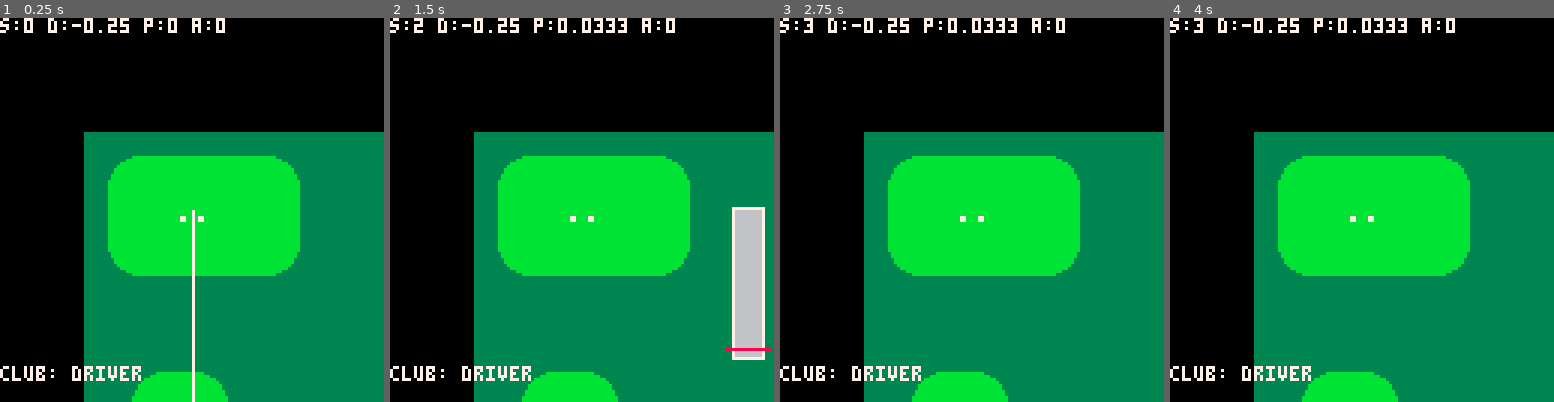
Above: before the commit, frames 1-4 (left to right).
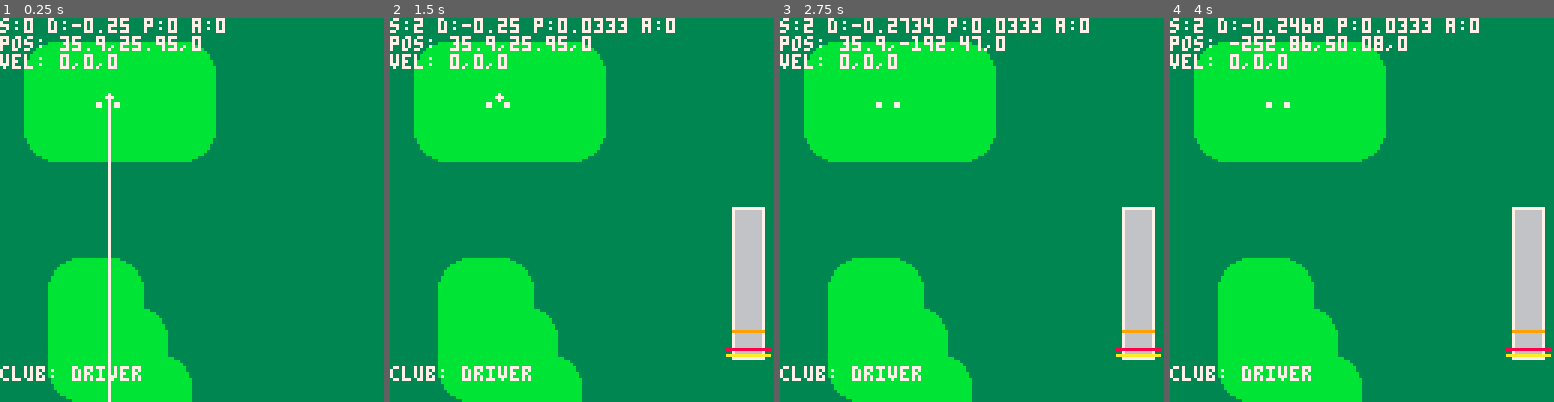
Above: after the commit, the same moments.

Repository: sthilaid/pico-8-carts
Game: PICO-8 cartridge golf.p8
Same seed, same stepped clock (60 frames per second), same inputs: the game is played once before the commit and once after it.
Inputs:
- Up to frame 1 (0.25 s): no input
- Up to frame 2 (1.5 s): tap O (Z key) at 0.33, 0.7, 1.43 s; tap X (X key) at 1.07 s
- Up to frame 3 (2.75 s): hold Left 1.97-2.37 s; tap X (X key) at 2.07, 2.4, 2.73 s; tap O (Z key) at 2.22 s; hold Down from 2.42 s (still down)
- Up to frame 4 (4 s): release Down at 2.82 s; hold Right 2.87-3.53 s; tap X (X key) at 3.07, 3.4, 3.73 s; tap O (Z key) at 3.1, 3.98 s; hold Up from 3.58 s (still down)

The runs differ from the first frame. In frame 1, 68% of the frame differs, in the area x 0-100%, y 0-100%; in frame 2, 68%; in frame 3, 71%; in frame 4, 71%.

Commit message:
worked on ball movement

Diff:
--- a/golf.p8
+++ b/golf.p8
@@ -17,10 +17,13 @@
 flag_start  = 6
 flag_hole   = 7
 
-g_aim_rot_accel = 0.1
-g_power_accel   = 0.5
-g_accuracy_accel= 0.1
-g_zoom_accel    = 0.3
+g_gravity               = -9.8
+g_aim_rot_accel         = 0.1
+g_power_accel           = 0.5
+g_accuracy_accel        = 0.5
+g_zoom_accel            = 0.3
+g_swing_power_target    = 0.85
+g_swing_accuracy_target = 0.15
 
 -- stats from https://blog.trackmangolf.com/trackman-average-tour-stats/
 function make_club(name, maxdist, maxheight) return {name=name,maxdist=maxdist,maxheight=maxheight} end
@@ -46,9 +49,11 @@
 g_swing_power   = 0
 g_swing_accuracy= 0
 g_aim_angle     = 0
-g_ballx, g_bally= 0,0
 g_club_index    = 1
 g_zoom_ratio    = 1.0
+
+g_ball_x, g_ball_y, g_ball_z    = 0,0,0
+g_ball_vx, g_ball_vy, g_ball_vz = 0,0,0
 
 g_frame_offset_x = 0
 g_frame_offset_y = 0
@@ -70,12 +75,12 @@
    g_aim_angle = -0.25
 
    -- init ball start by finding start coord in map
-   g_ballx, g_bally = 0,0
+   g_ball_x, g_ball_y = 0,0
    for y=course.y0,course.y0+course.h do
       for x=course.x0,course.x0+course.w do
          local isStart = fget(mget(x,y), flag_start)
          if (isStart) then
-            g_ballx, g_bally = x*8+4 * course.pixelToWorldRatio, y*8+2 * course.pixelToWorldRatio
+            g_ball_x, g_ball_y = x*8+4 * course.pixelToWorldRatio, y*8+2 * course.pixelToWorldRatio
             goto done
          end
       end
@@ -102,6 +107,7 @@
    cls()
    update_frame_offset()
    drawcourse(g_course)
+   drawball()
    drawhud()
    drawdebug()
 end
@@ -117,6 +123,29 @@
 function transitionTo(newstate)
    g_state = newstate
    g_stateTime = 0
+
+   -- on enter state
+   if newstate == state_idle then
+      g_swing_power, g_swing_accuracy = 0,0
+
+   elseif newstate == state_swing_accuracy then
+      g_swing_accuracy = g_swing_power
+
+   elseif newstate == state_swing_action then
+      local maxdist     = g_clubs[g_club_index].maxdist
+      local maxheight   = g_clubs[g_club_index].maxheight
+      local powerRatio  = lerp(0.5, 1.0, invlerp(-0.4, 0, g_swing_power - g_swing_power_target))
+      local height      = maxheight * powerRatio
+      local airTime     = sqrt(-8 * height / g_gravity)
+      local speed       = powerRatio * maxdist / airTime
+      g_ball_vx, g_ball_vy = speed * cos(g_aim_angle), speed * sin(g_aim_angle)
+      g_ball_vz         = height * airTime
+      -- print("pos: "..g_ball_x..","..g_ball_y..","..g_ball_z)
+      -- print("vel: "..g_ball_vx..","..g_ball_vy..","..g_ball_vz)
+      -- print("powerRatio:"..powerRatio)
+      -- print("airtime:"..airTime)
+      -- stop()
+   end
 end
 
 function update_state_transitions(dt)
@@ -148,13 +177,25 @@
          if (btnp(btn_up))    g_club_index = clamp(1,#g_clubs, g_club_index-1)
          if (btnp(btn_down))  g_club_index = clamp(1,#g_clubs, g_club_index+1)
       end
+
    elseif g_state == state_swing_power then
       if btn(btn_x) then
          g_swing_power = clamp(0,1, g_swing_power + g_power_accel * dt)
       end
+
    elseif g_state == state_swing_accuracy then
-      if btn(btn_x) then
-         g_swing_accuracy = clamp(0,1, g_swing_accuracy + g_accuracy_accel * dt)
+      g_swing_accuracy = clamp(0,1, g_swing_accuracy - g_accuracy_accel * dt)
+
+   elseif g_state == state_swing_action then
+      g_ball_x, g_ball_y = g_ball_x + g_ball_vx * dt, g_ball_y + g_ball_vy * dt
+      g_ball_z = g_ball_z + g_ball_vz * dt
+
+      if g_ball_z < 0 then
+         g_ball_z = 0
+         g_ball_vx, g_ball_vy, g_ball_vz = 0,0,0 -- no bounces for now
+         transitionTo(state_idle)
+      else
+         g_ball_vz = g_ball_vz + g_gravity * dt
       end
    end
 end
@@ -162,13 +203,13 @@
 -->8
 -- draw
 function worldToPixel(x,y)
-   local wx,wy = x * g_course.worldPixelRatio * g_zoom_ratio, y * g_course.worldPixelRatio * g_zoom_ratio
+   local wx,wy = x * g_course.worldPixelRatio * g_zoom_ratio + g_frame_offset_x, y * g_course.worldPixelRatio * g_zoom_ratio + g_frame_offset_y
    return wx,wy
 end
 
 function update_frame_offset()
-   local ballPX, ballPY = worldToPixel(g_ballx,g_bally)
-   g_frame_offset_x, g_frame_offset_y = ballPX - 64, ballPY - 64
+   local ballPX, ballPY = g_ball_x * g_course.worldPixelRatio * g_zoom_ratio, g_ball_y * g_course.worldPixelRatio * g_zoom_ratio
+   g_frame_offset_x, g_frame_offset_y = 0, max(0, ballPY - 64)
 end
 
 function drawcourse(course)
@@ -180,32 +221,40 @@
    end
 end
 
+function drawball()
+   local ballx, bally = worldToPixel(g_ball_x, g_ball_y)
+   circfill(ballx, bally, 1, 7)
+end
+
 function drawhud()
    if g_state == state_idle then
       local pixeldist = g_clubs[g_club_index].maxdist * g_course.worldPixelRatio * g_zoom_ratio
-      --local ballx, bally = worldToPixel(g_ballx, g_bally)
-      --local ballx, bally = g_ballx * g_course.worldPixelRatio + offset_x*8, g_bally * g_course.worldPixelRatio + offset_y*8
-      local x0,y0 = 64, 64
+      local ballx, bally = worldToPixel(g_ball_x, g_ball_y)
+      local x0,y0 = ballx, bally
       local x1,y1 = x0 + cos(g_aim_angle) * pixeldist, y0 + sin(g_aim_angle) * pixeldist
       line(x0,y0, x1,y1, 7)
 
    elseif g_state == state_swing_power or g_state == state_swing_accuracy then
       local x0,y0,w,h = 115,64,8,48
-      local currentPad = 3
-      local powerRatio = 1.0 - g_swing_power
+      local currentPad,targetPad = 3,1
+      local powerHeight = h * (1.0 - g_swing_power)
 
       rect(x0-1,y0-1,x0+w+1,y0+h+1, 7) -- highlight
       rectfill(x0,y0,x0+w,y0+h, 6)
 
       if g_state == state_swing_power then
-         local targetRatio,targetPad = 0.15,1
-         line(x0-targetPad,y0+h*targetRatio,x0+w+targetPad,y0+h*targetRatio,9)
-         line(x0-currentPad,y0+h*powerRatio,x0+w+currentPad,y0+h*powerRatio,8)
-
-         local powerFillOffset = h*powerRatio
-         rectfill(x0,y0+powerFillOffset,x0+w,y0+h*g_swing_power+powerFillOffset,8)
+         local targetRectHeight = h * (1.0-g_swing_power_target)
+         line(x0-targetPad, y0+targetRectHeight, x0+w+targetPad, y0+targetRectHeight, 9)
+         line(x0-currentPad, y0+powerHeight, x0+w+currentPad, y0+powerHeight,8)
+
+         rectfill(x0,y0+powerHeight,x0+w,y0+h*g_swing_power+powerHeight,8)
       elseif g_state == state_swing_accuracy then
-         line(x0-currentPad,y0+h*powerRatio,x0+w+currentPad,y0+h*powerRatio,8)
+         local accuracyheight = h * (1 - g_swing_accuracy_target)
+         line(x0-currentPad, y0+powerHeight, x0+w+currentPad, y0+powerHeight, 8)
+         line(x0-targetPad, y0+accuracyheight, x0+w+targetPad, y0+accuracyheight,9)
+
+         local accuracyRatio = 1.0 - g_swing_accuracy
+         line(x0-currentPad,y0+h*accuracyRatio,x0+w+currentPad,y0+h*accuracyRatio,10)
       end
    end
 end
@@ -213,11 +262,24 @@
 function drawdebug()
    color(7)
    print("s:"..g_state.." d:"..g_aim_angle.." p:"..g_swing_power.." a:"..g_swing_accuracy)
+   print("pos: "..format(g_ball_x)..","..format(g_ball_y)..","..format(g_ball_z))
+   print("vel: "..format(g_ball_vx)..","..format(g_ball_vy)..","..format(g_ball_vz))
    print("club: "..g_clubs[g_club_index].name,0,116)
 end
 
 -->8
 -- utils
+
+function pow(base,exp)
+   if exp <= 0 then return 1 end
+   return base*pow(base,exp-1)
+end
+
+function format(num, digits)
+   digits = digits or 2
+   local v = pow(10, digits)
+   return flr(num * v) / v
+end
 
 -- @TheRoboZ https://www.lexaloffle.com/bbs/?pid=78451
 function draw_rotated_tile(x,y,rot,mx,my,w,flip,scale)
